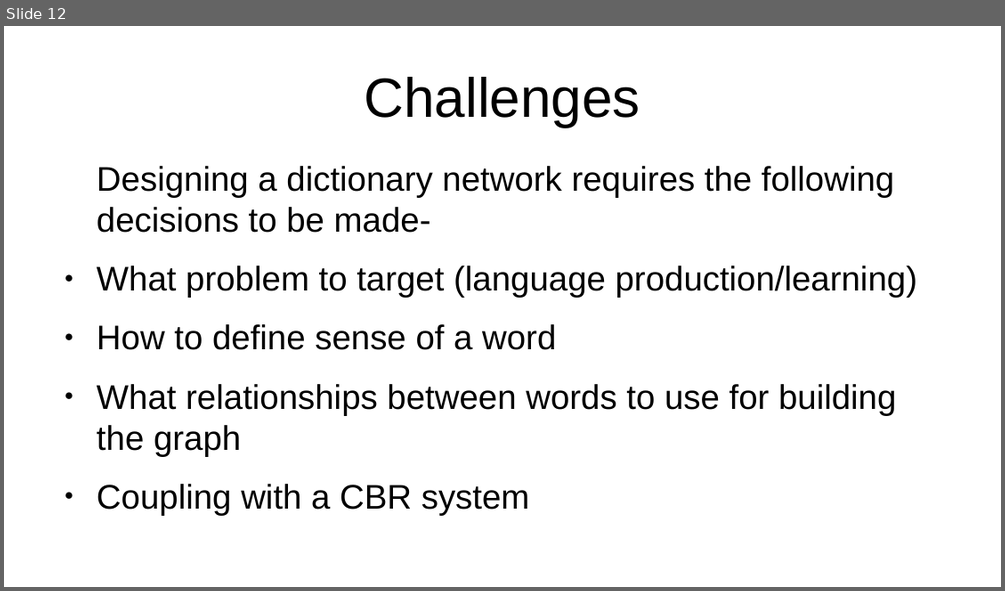
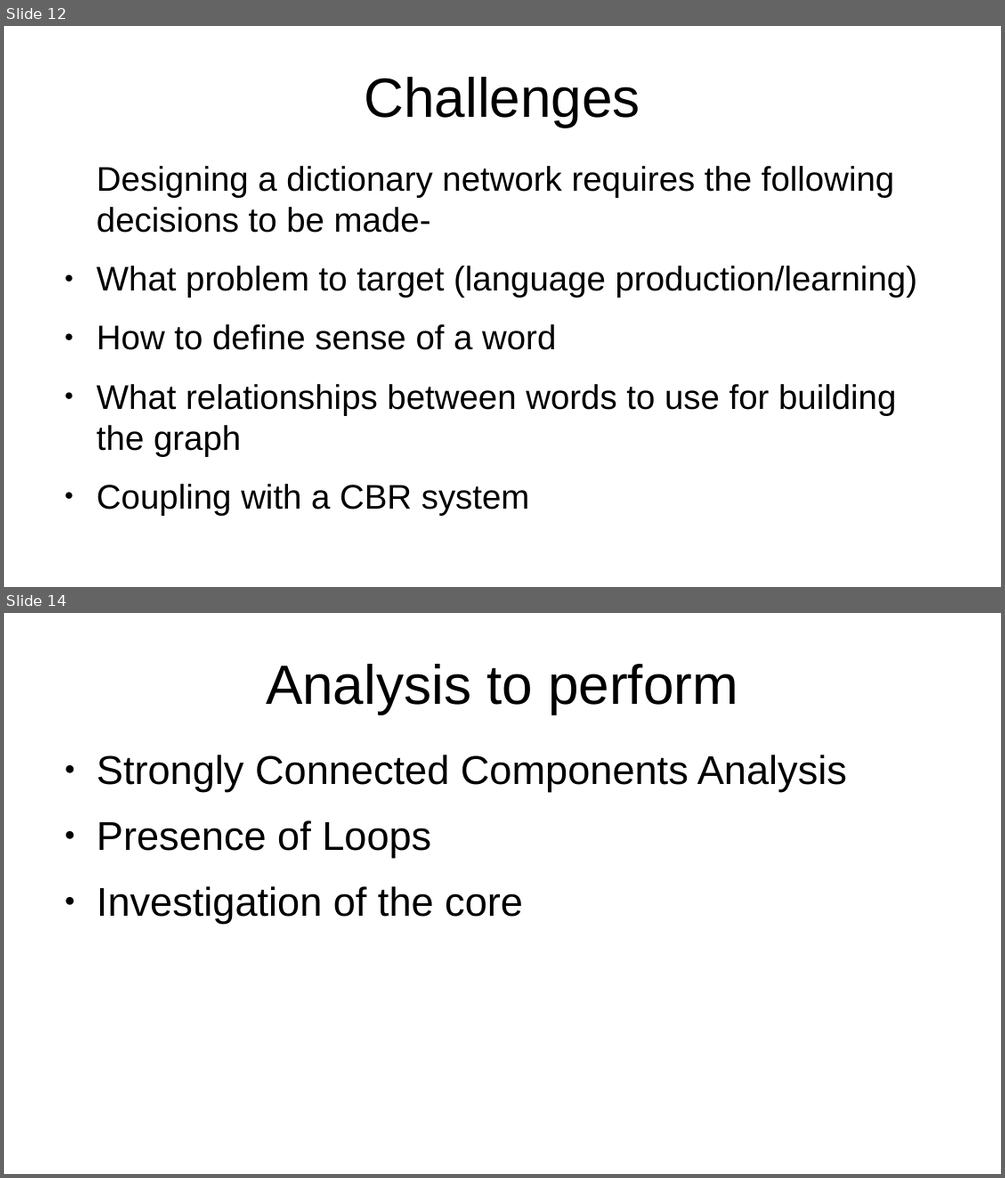
Before and after one commit to shandilya1998/CS6251-project, a slide deck: Project-ppt.odp. Shown one above the other, each under a label of ours: slide 12 before the commit, slides 12 and 14 after it; the slides between them are not shown. The pictures are 1005x591 and 1005x1178 pixels, drawn with LibreOffice and Linux fonts; fonts in the diff are those of the drawing. Boxes give left, top, right and bottom in pixels: in the first picture for what was removed or moved away, otherwise in the second. Text is boxed around its words. In the diff, an @@ line names an element or a change of style, - is before the commit and + after.

```diff
--- a/Project-ppt.odp
+++ b/Project-ppt.odp
@@ slide 14 added at (4,613,1001,1174), background #FFFFFF @@
@@ title added at (266,664,738,714), 44 pt, text #000000 @@
+Analysis to perform
@@ text added at (97,755,847,924), 32 pt, text #000000 @@
+● Strongly Connected Components Analysis
+● Presence of Loops
+● Investigation of the core
```
Also in this commit, not shown: 1 other slide added, 1 slide removed.
